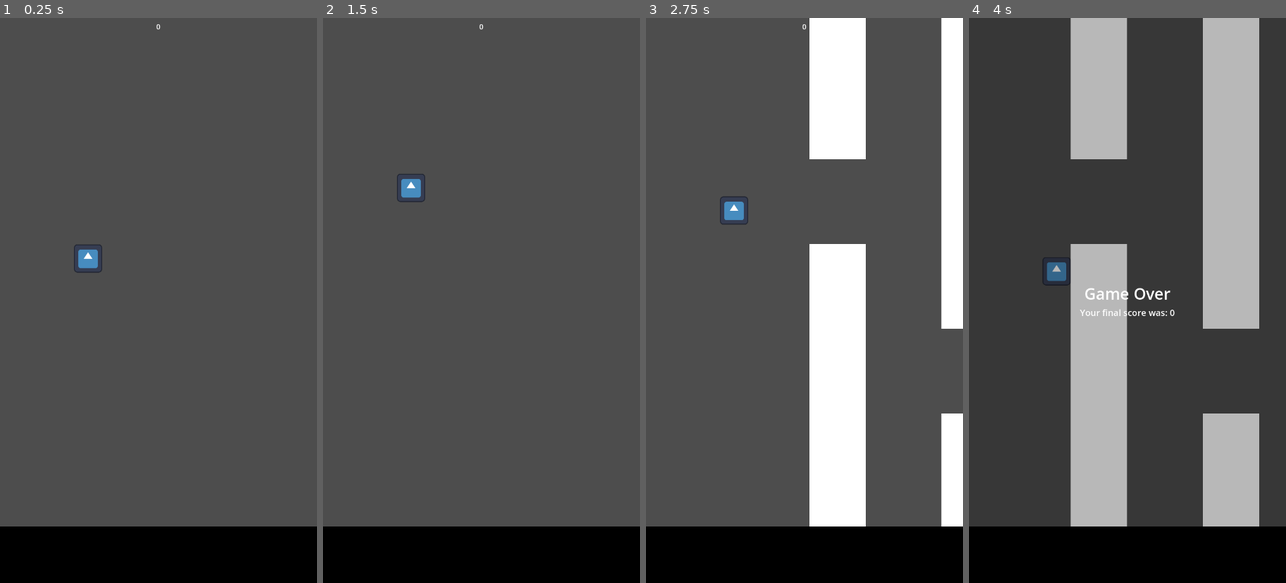
Above: before the commit, frames 1-4 (left to right).
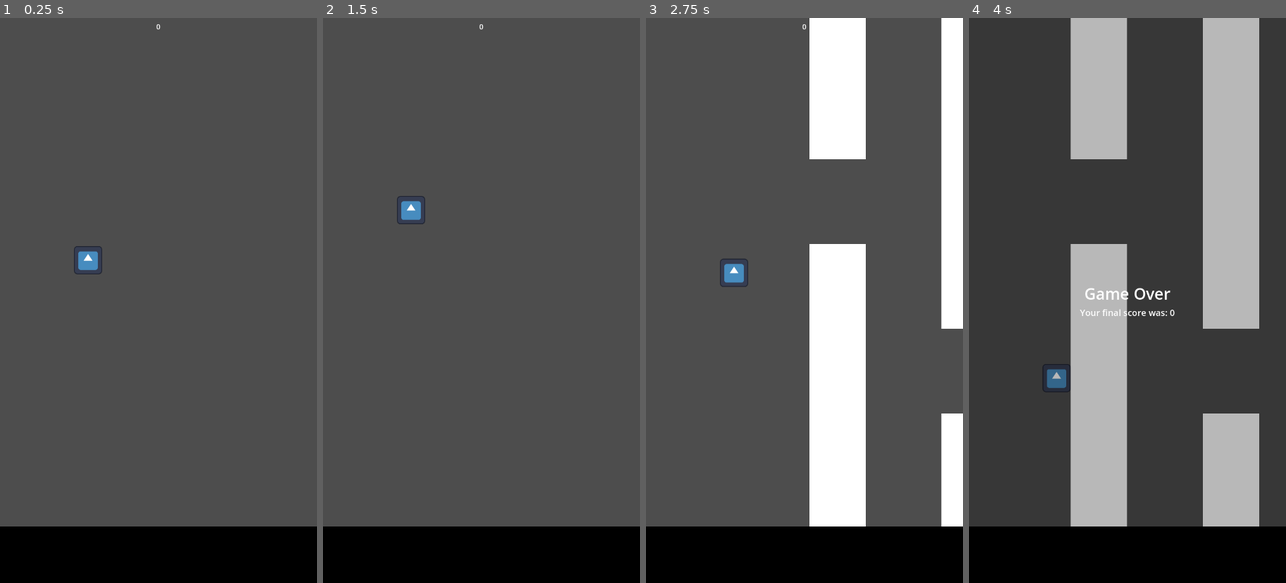
Above: after the commit, the same moments.

Repository: Jordla/flappy-bird-clone
Game: Godot game, scene res://world.tscn
Two runs of this game, one before a commit and one after it. Both use one fixed random seed, a clock stepped at 60 frames per second and the inputs below. The engine's default icon, where the game draws it, is replaced by a stand-in: a white triangle on a blue panel in a dark square.
Inputs:
- Up to frame 1 (0.25 s): no input
- Up to frame 2 (1.5 s): tap Enter (ui_accept) at 0.5, 0.77 s
- Up to frame 3 (2.75 s): tap Enter (ui_accept) at 1.52 s
- Up to frame 4 (4 s): tap Enter (ui_accept) at 3.02, 3.77 s

The runs differ from the first frame. In frame 1, 0.1% of the frame differs, in the area x 23-33%, y 40-46%; in frame 2, 0.5%; in frame 3, 0.5%, in the area x 23-33%, y 31-48%; in frame 4, 0.5%.

Commit message:
Adjust player gravity

Diff:
--- a/player/player.gd
+++ b/player/player.gd
@@ -1,8 +1,9 @@
 extends CharacterBody2D
 
-const JUMP_VELOCITY : float = -550
+@export var JUMP_VELOCITY : float = -550
 # Get the gravity from the project settings to be synced with RigidBody nodes.
-var gravity = ProjectSettings.get_setting("physics/2d/default_gravity")
+#var gravity = ProjectSettings.get_setting("physics/2d/default_gravity")
+@export var gravity : int
 
 var is_able_to_jump : bool = true
 
--- a/player/player.tscn
+++ b/player/player.tscn
@@ -10,6 +10,7 @@
 process_mode = 3
 collision_layer = 3
 script = ExtResource("1_32qm5")
+gravity = 1100
 
 [node name="Sprite2D" type="Sprite2D" parent="."]
 scale = Vector2(0.5, 0.5)
--- a/ui/game_over_ui.tscn
+++ b/ui/game_over_ui.tscn
@@ -6,7 +6,7 @@
 script = ExtResource("1_2m7is")
 
 [node name="ColorRect" type="ColorRect" parent="."]
-anchors_preset = -1
+anchors_preset = 15
 anchor_right = 1.0
 anchor_bottom = 1.0
 color = Color(0, 0, 0, 0.278431)
